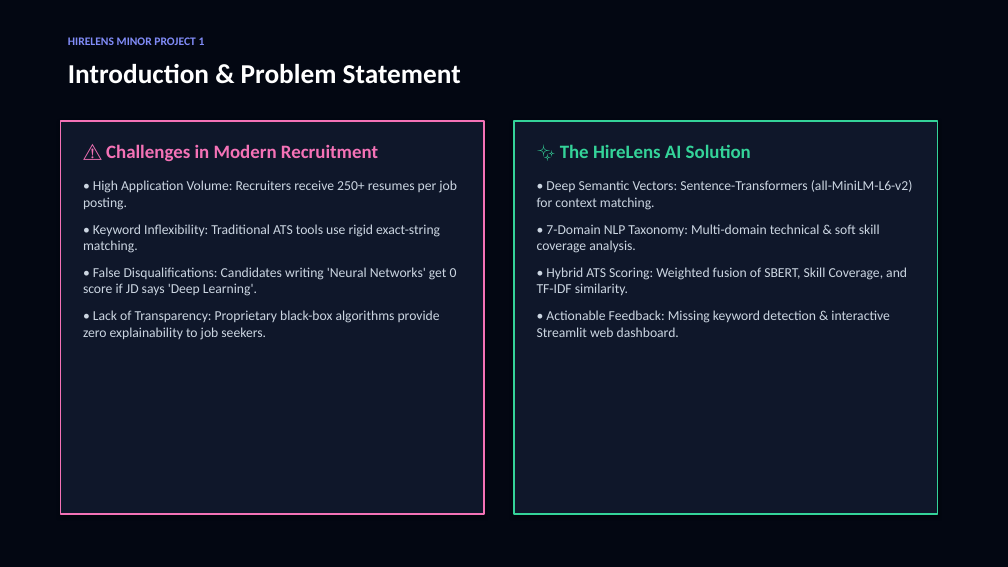
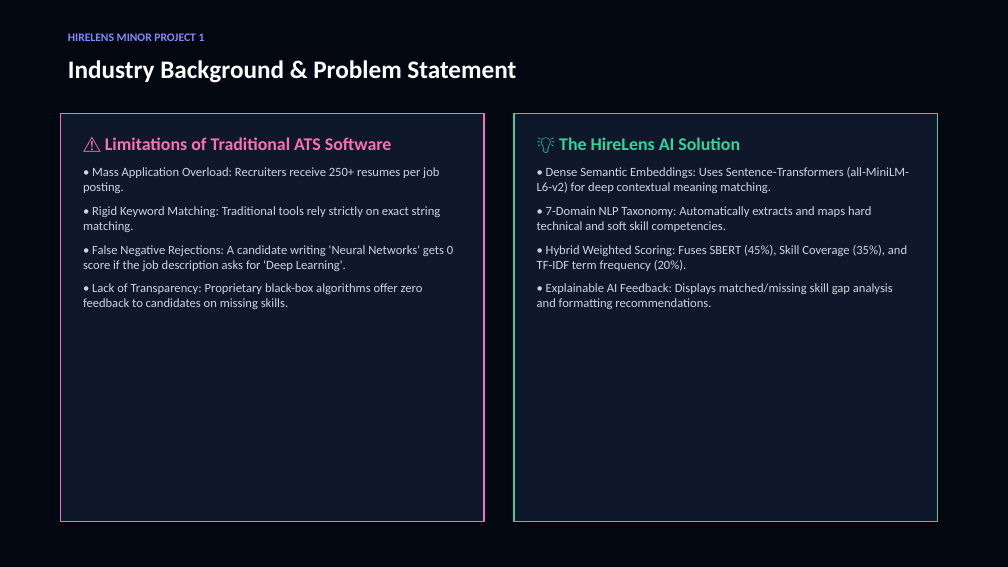
Before and after one commit to Aryan8182/Hirelens-ai-resume-analyzer, a slide deck: slide 2 of HireLens_Presentation.pptx. Drawn at 1008x567 pixels with LibreOffice and Linux fonts; fonts in the diff are those of the drawing. Boxes give left, top, right and bottom in pixels: in the first picture for what was removed or moved away, otherwise in the second. Text is boxed around its words. In the diff, an @@ line names an element or a change of style, - is before the commit and + after.

Commit message:
Generate and update comprehensive 12-slide HireLens defense presentation

```diff
--- a/HireLens_Presentation.pptx
+++ b/HireLens_Presentation.pptx
@@ text "HIRELENS MINOR PROJECT 1": place and size @@
-text "HIRELENS MINOR PROJECT 1" at box(68, 37, 205, 45)
+text "HIRELENS MINOR PROJECT 1" at box(68, 33, 205, 41)
@@ text at box(68, 60, 516, 83): text changed; size 26 to 24 pt @@
-Introduction & Problem Statement
+Industry Background & Problem Statement
@@ rectangle: place and size @@
-rectangle at box(60, 121, 484, 514)
+rectangle at box(60, 113, 484, 522)
@@ rectangle: place and size @@
-rectangle at box(514, 121, 938, 514)
+rectangle at box(514, 113, 938, 522)
@@ text at box(83, 137, 453, 309): text changed; size 13 to 12 pt @@
-⚠️ Challenges in Modern Recruitment
-• High Application Volume: Recruiters receive 250+ resumes per job posting.
-• Keyword Inflexibility: Traditional ATS tools use rigid exact-string matching.
-• False Disqualifications: Candidates writing 'Neural Networks' get 0 score if JD says 'Deep Learning'.
-• Lack of Transparency: Proprietary black-box algorithms provide zero explainability to job seekers.
+⚠️ Limitations of Traditional ATS Software
+• Mass Application Overload: Recruiters receive 250+ resumes per job posting.
+• Rigid Keyword Matching: Traditional tools rely strictly on exact string matching.
+• False Negative Rejections: A candidate writing 'Neural Networks' gets 0 score if the job description asks for 'Deep Learning'.
+• Lack of Transparency: Proprietary black-box algorithms offer zero feedback to candidates on missing skills.
@@ text at box(537, 137, 909, 309): text changed; size 13 to 12 pt @@
-✨ The HireLens AI Solution
-• Deep Semantic Vectors: Sentence-Transformers (all-MiniLM-L6-v2) for context matching.
-• 7-Domain NLP Taxonomy: Multi-domain technical & soft skill coverage analysis.
-• Hybrid ATS Scoring: Weighted fusion of SBERT, Skill Coverage, and TF-IDF similarity.
-• Actionable Feedback: Missing keyword detection & interactive Streamlit web dashboard.
+💡 The HireLens AI Solution
+• Dense Semantic Embeddings: Uses Sentence-Transformers (all-MiniLM-L6-v2) for deep contextual meaning matching.
+• 7-Domain NLP Taxonomy: Automatically extracts and maps hard technical and soft skill competencies.
+• Hybrid Weighted Scoring: Fuses SBERT (45%), Skill Coverage (35%), and TF-IDF term frequency (20%).
+• Explainable AI Feedback: Displays matched/missing skill gap analysis and formatting recommendations.
```
Also in this commit, not shown: 6 other slides changed, 5 slides added, 3 slides removed, 1 other file.
